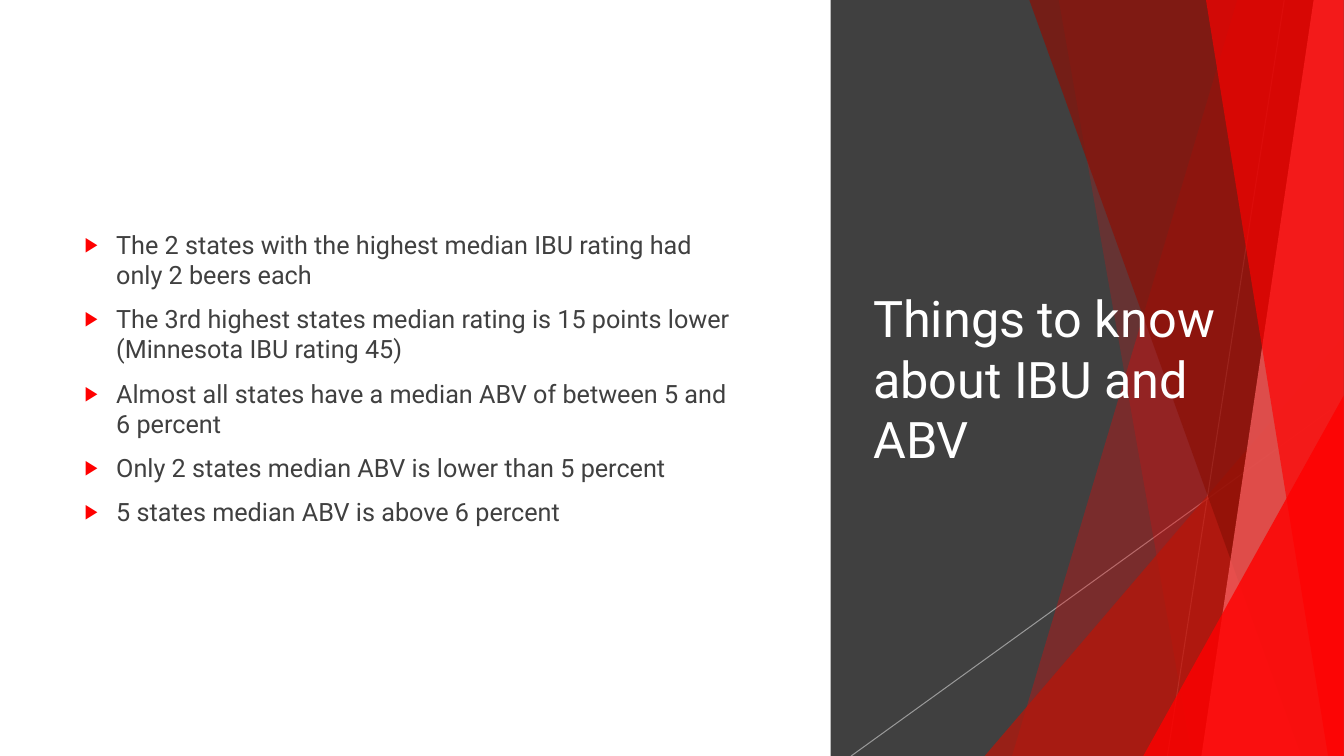
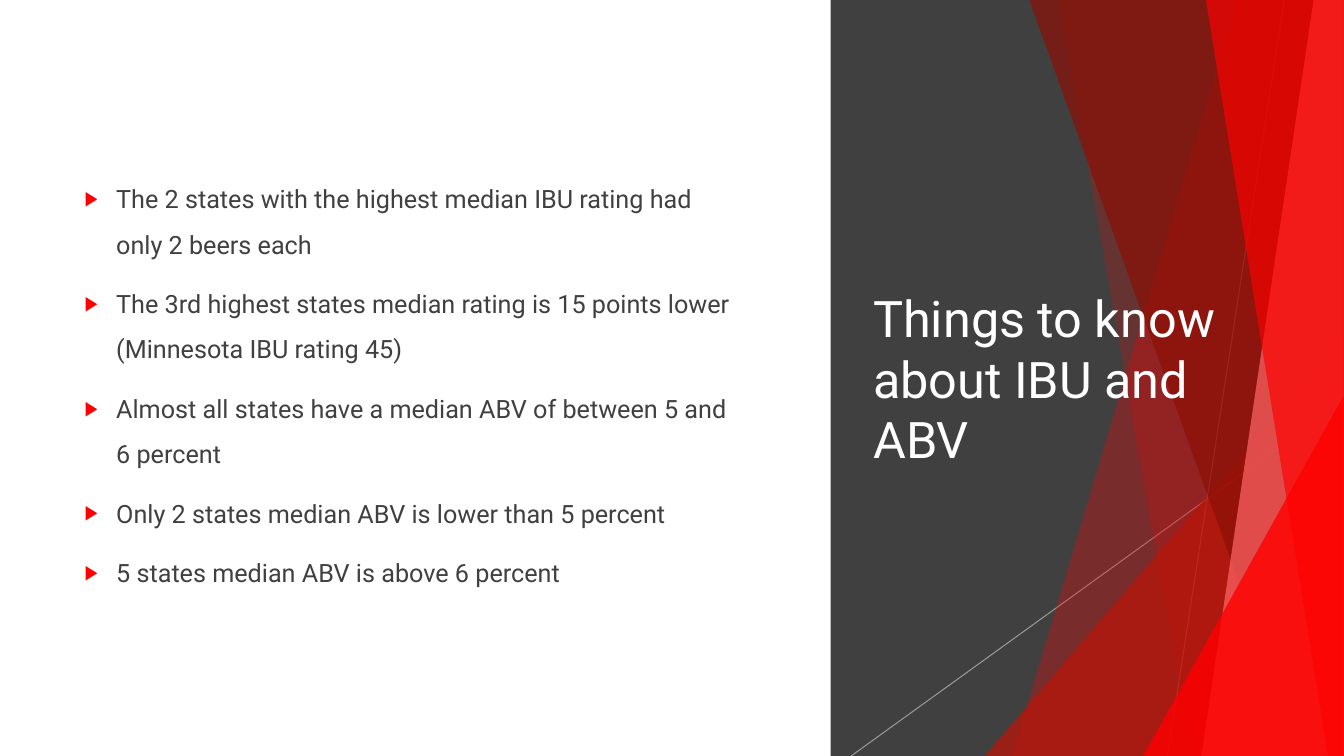
Before and after one commit to 7446Nguyen/6306_Project1, a slide deck: slide 8 of Budweiser C level presentation.pptx (slide 7 before the commit). Drawn at 1344x756 pixels with LibreOffice and Linux fonts; fonts in the diff are those of the drawing. Boxes give left, top, right and bottom in pixels: in the first picture for what was removed or moved away, otherwise in the second. Text is boxed around its words. In the diff, an @@ line names an element or a change of style, - is before the commit and + after.

```diff
--- a/Budweiser C level presentation.pptx
+++ b/Budweiser C level presentation.pptx
@@ text "The 2 states with the ..." at (116,189,729,587): line spacing 1 to 1.5 @@
```
Also in this commit, not shown: 1 other slide changed, 6 slides added, 3 other files.
